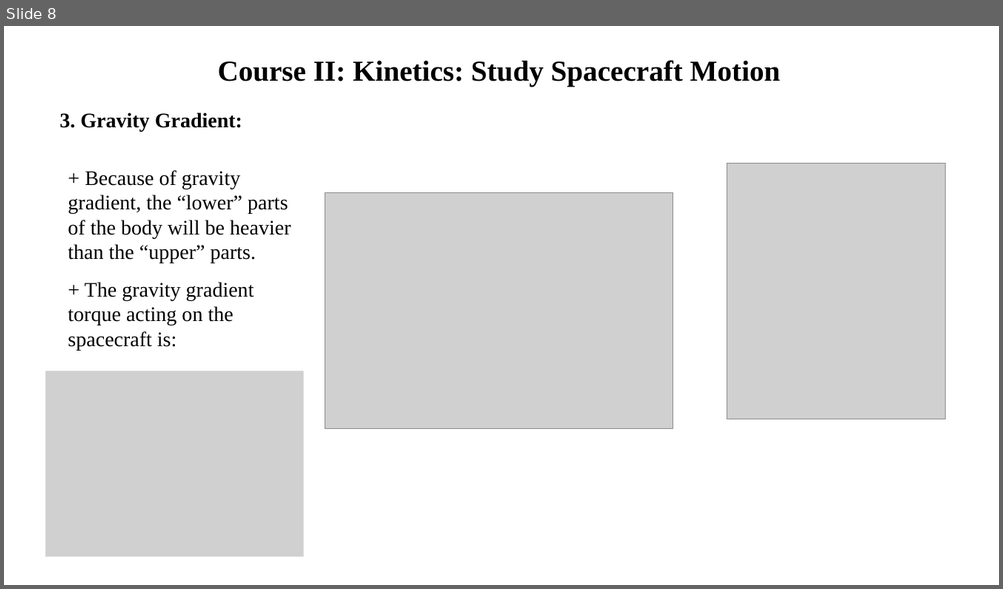
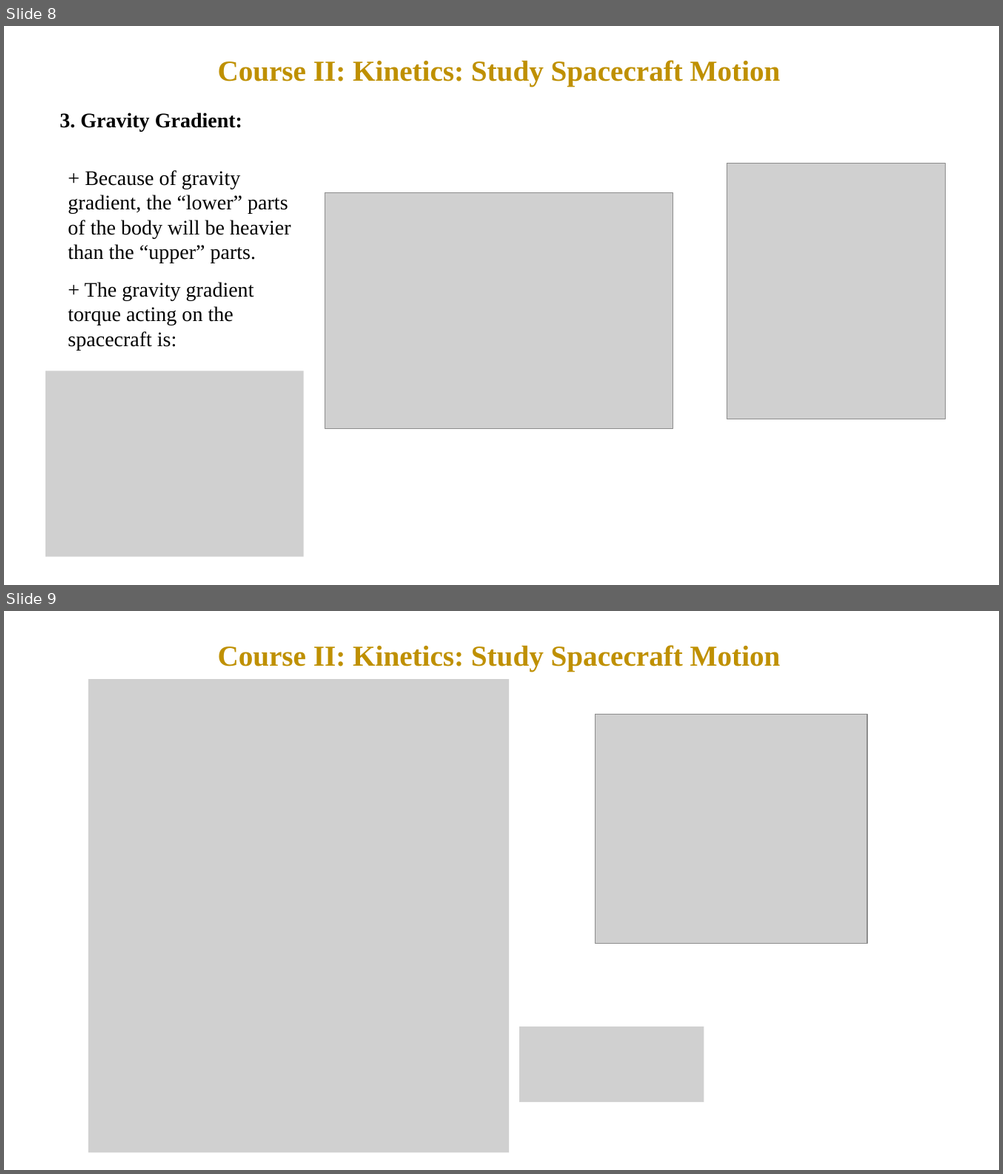
Before and after one commit to KalexxHoang/VTX_Report, a slide deck: Course report.pptx. Shown one above the other, each under a label of ours: slide 8 before the commit, slides 8 and 9 after it. The pictures are 1003x589 and 1003x1174 pixels, drawn with LibreOffice and Linux fonts; fonts in the diff are those of the drawing; grey boxes stand for pictures. Boxes give left, top, right and bottom in pixels: in the first picture for what was removed or moved away, otherwise in the second. Text is boxed around its words. In the diff, an @@ line names an element or a change of style, - is before the commit and + after.

```diff
--- a/Course report.pptx
+++ b/Course report.pptx
@@ slide 9 added at (x1=4, y1=611, x2=999, y2=1170), background #FFFFFF @@
@@ text added at (x1=218, y1=645, x2=780, y2=671), 28 pt, text #BF9000, bold @@
+Course II: Kinetics: Study Spacecraft Motion
@@ picture added at (x1=88, y1=679, x2=509, y2=1153) @@
@@ picture added at (x1=596, y1=714, x2=868, y2=944) @@
@@ picture added at (x1=520, y1=1027, x2=704, y2=1102) @@
@@ slide 8 changed as well @@
@@ text "Course II: Kinetics: Study Spacecraft ..." at (x1=218, y1=60, x2=780, y2=86): text colour #000000 to #BF9000 @@
```
Also in this commit, not shown: 11 other slides changed, 8 other slides added, 2 other files.
